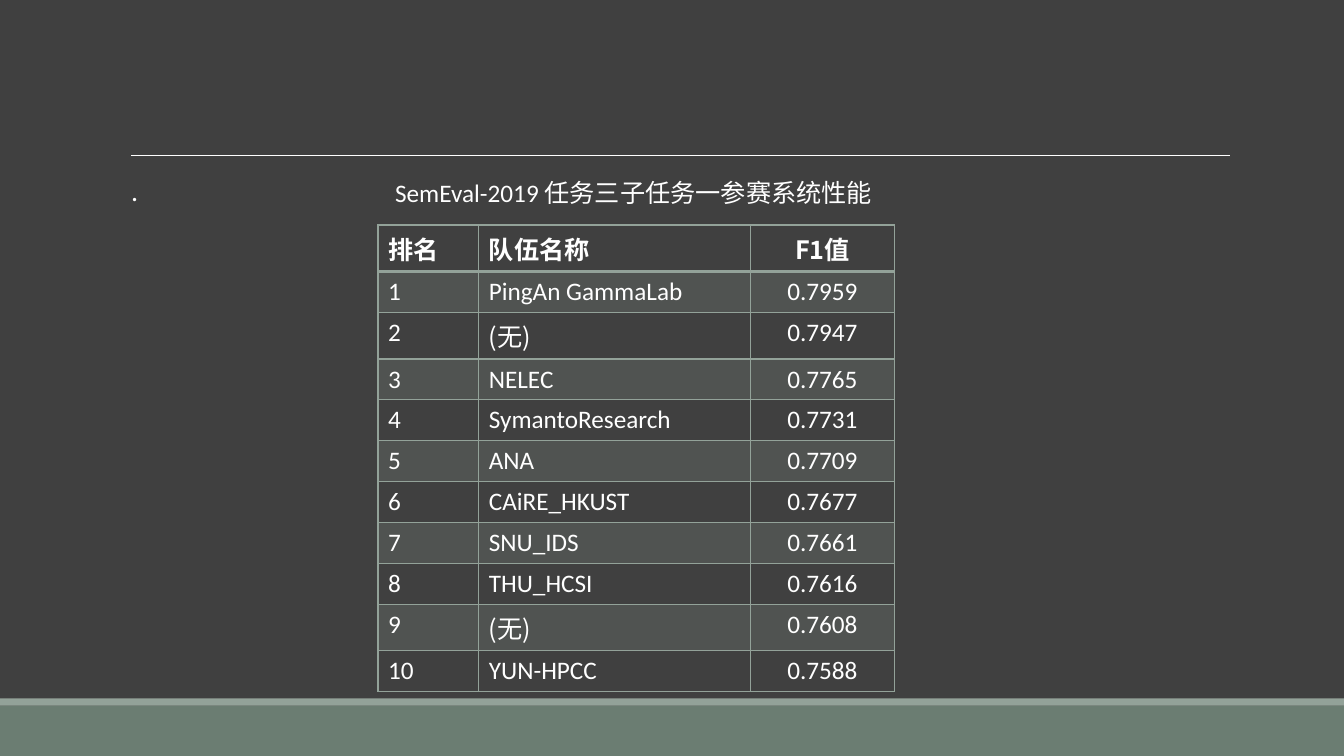
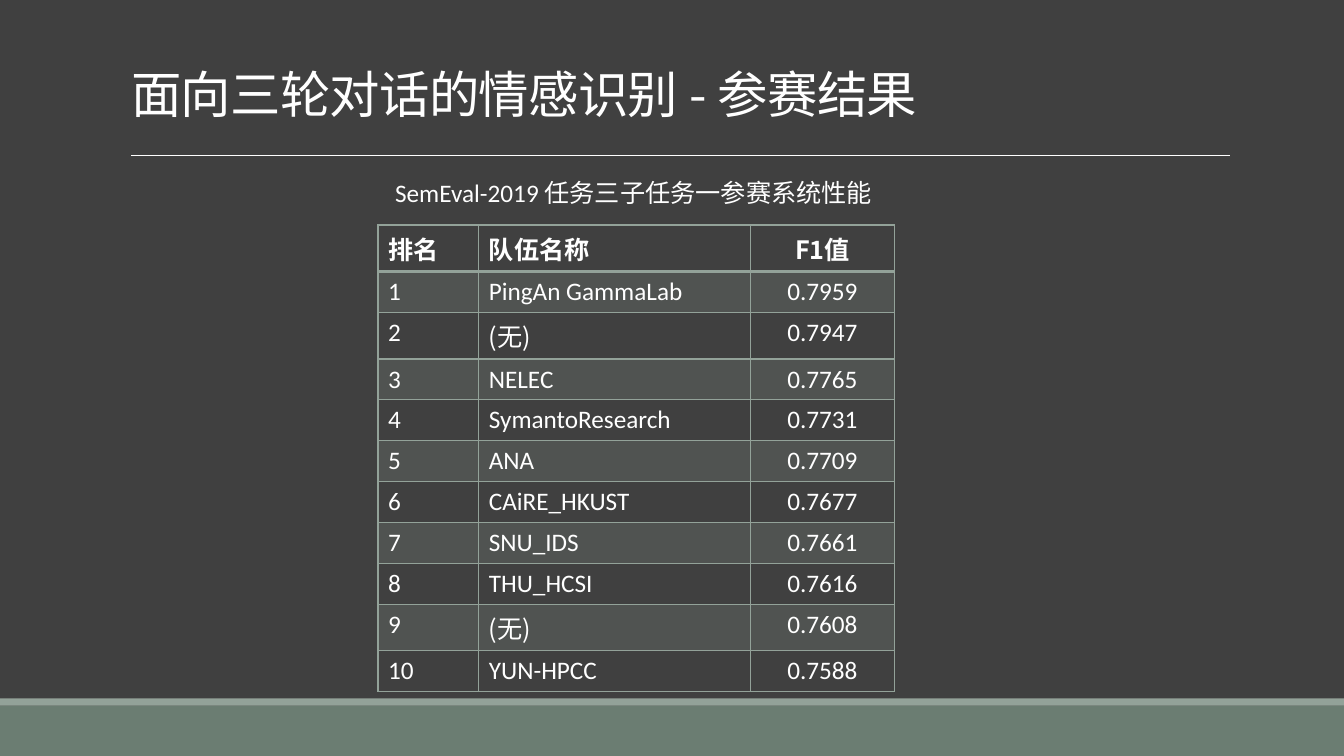
Before and after one commit to liangxh/grad2019, a slide deck: slide 30 of 计研163_梁锡豪_2016211014.pptx. Drawn at 1344x756 pixels with LibreOffice and Linux fonts; fonts in the diff are those of the drawing. Boxes give left, top, right and bottom in pixels: in the first picture for what was removed or moved away, otherwise in the second. Text is boxed around its words. In the diff, an @@ line names an element or a change of style, - is before the commit and + after.

```diff
--- a/计研163_梁锡豪_2016211014.pptx
+++ b/计研163_梁锡豪_2016211014.pptx
@@ title added at (131, 70, 917, 117), 36 pt, text #FFFFFF @@
+面向三轮对话的情感识别 - 参赛结果
@@ text removed at (121, 172, 1230, 647) @@
-  .
```
Also in this commit, not shown: 15 other slides changed, 3 slides added, 3 slides removed, 7 other files.
